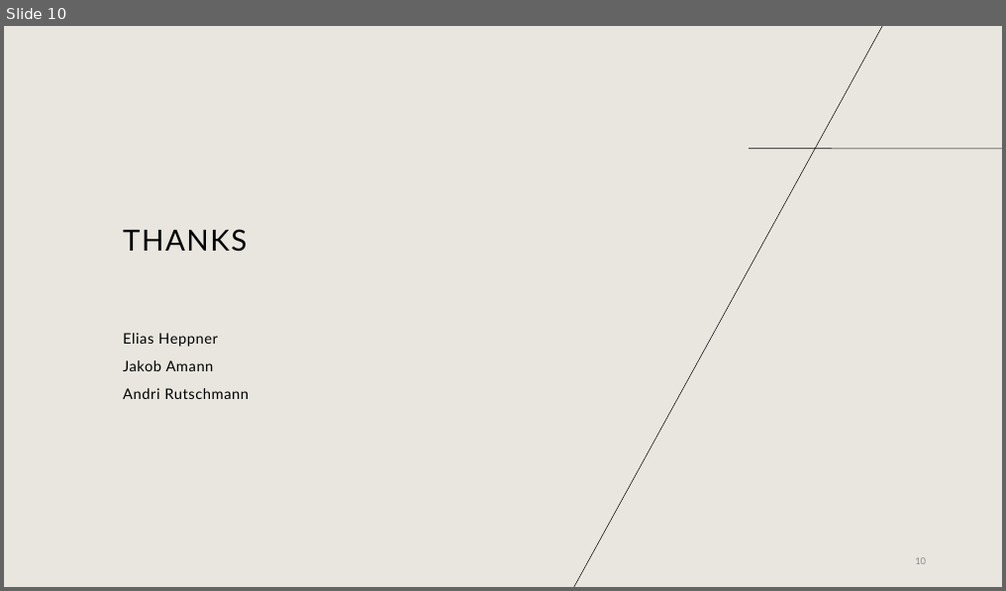
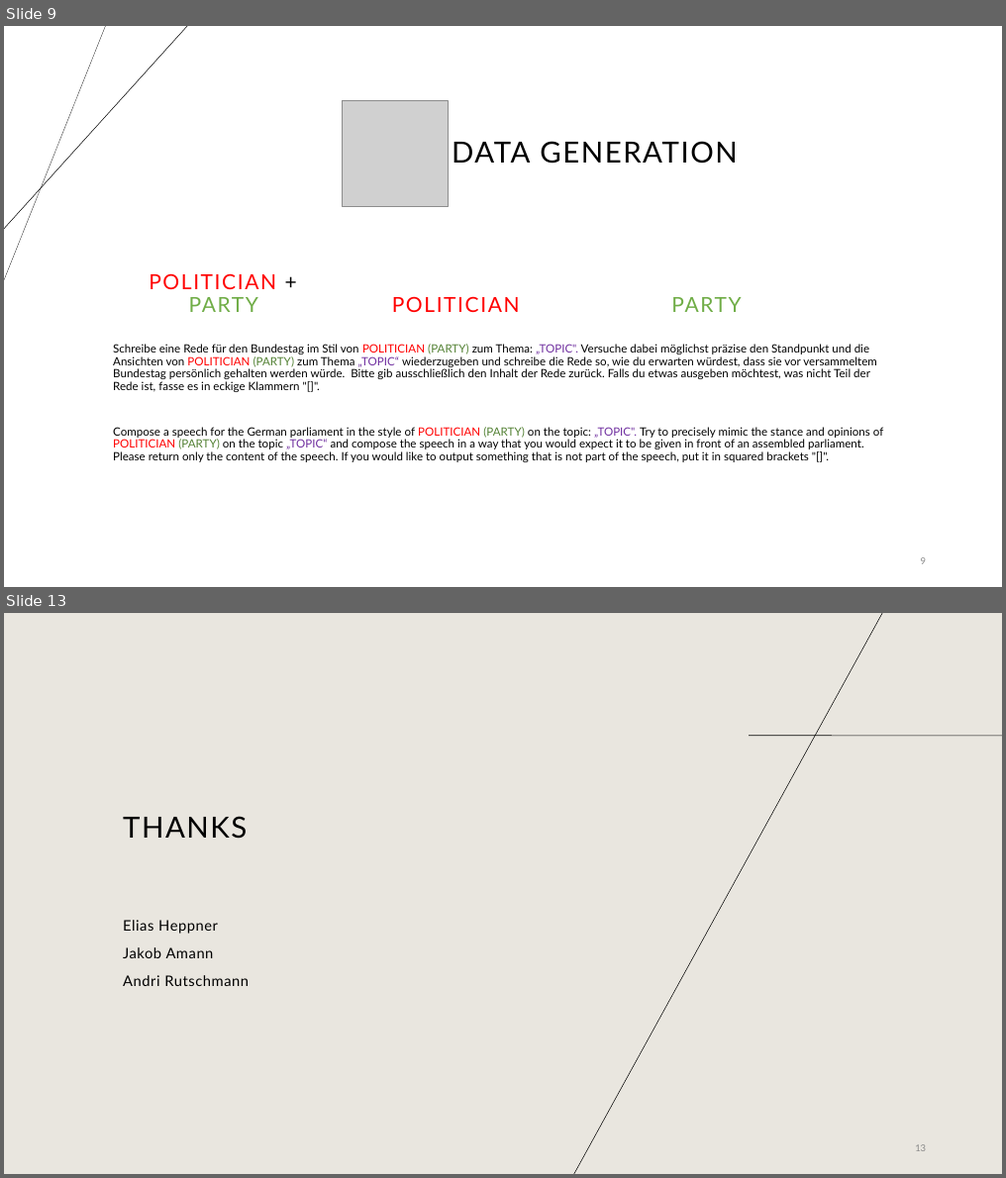
Before and after one commit to EliasHepp/Politricks, a slide deck: final_presentation.odp. Shown one above the other, each under a label of ours: slide 10 before the commit, slides 9 and 13 after it; the slides between them are not shown. The pictures are 1006x591 and 1006x1178 pixels, drawn with LibreOffice and Linux fonts; fonts in the diff are those of the drawing; grey boxes stand for pictures. Boxes give left, top, right and bottom in pixels: in the first picture for what was removed or moved away, otherwise in the second. Text is boxed around its words. In the diff, an @@ line names an element or a change of style, - is before the commit and + after.

Commit message:
added first part presentation

```diff
--- a/final_presentation.odp
+++ b/final_presentation.odp
@@ slide 9 added at (4, 26, 1002, 587), background #FFFFFF @@
@@ line added from (105, 26) to (4, 280), #000000 0.26 pt @@
@@ line added from (187, 26) to (4, 229), #000000 0.51 pt @@
@@ picture added at (342, 100, 448, 206) @@
@@ title added at (451, 141, 737, 164), 28 pt, text #000000 @@
+DATA GENERATION
@@ text added at (149, 274, 276, 312), 20 pt, text #FF0000 @@
+POLITICIAN + PARTY
@@ text added at (392, 296, 520, 312), 20 pt, text #FF0000 @@
+POLITICIAN
@@ text added at (671, 297, 741, 312), 20 pt, text #70AD47 @@
+PARTY
@@ text added at (113, 344, 883, 463), 11 pt, text #000000 @@
+Schreibe eine Rede für den Bundestag im Stil von POLITICIAN (PARTY) zum Thema: „TOPIC". Versuche dabei möglichst präzise den Standpunkt und die Ansichten von POLITICIAN (PARTY) zum Thema „TOPIC“ wiederzugeben und schreibe die Rede so, wie du erwarten würdest, dass sie vor versammeltem Bundestag persönlich gehalten werden würde. Bitte gib ausschließlich den Inhalt der Rede zurück. Falls du etwas ausgeben möchtest, was nicht Teil der Rede ist, fasse es in eckige Klammern "[]".
+Compose a speech for the German parliament in the style of POLITICIAN (PARTY) on the topic: „TOPIC". Try to precisely mimic the stance and opinions of POLITICIAN (PARTY) on the topic „TOPIC“ and compose the speech in a way that you would expect it to be given in front of an assembled parliament. Please return only the content of the speech. If you would like to output something that is not part of the speech, put it in squared brackets "[]".
@@ page number added at (921, 558, 926, 565), 9 pt, text #898989 @@
+9
@@ what was slide 10 is now slide 13 @@
```
Also in this commit, not shown: 3 slides changed, 7 other slides added, 5 slides removed, 1 other file.
